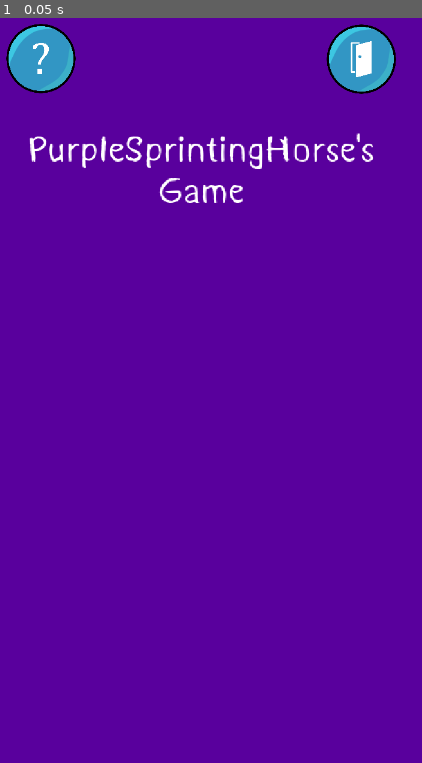
Above: before the commit, frame 1.
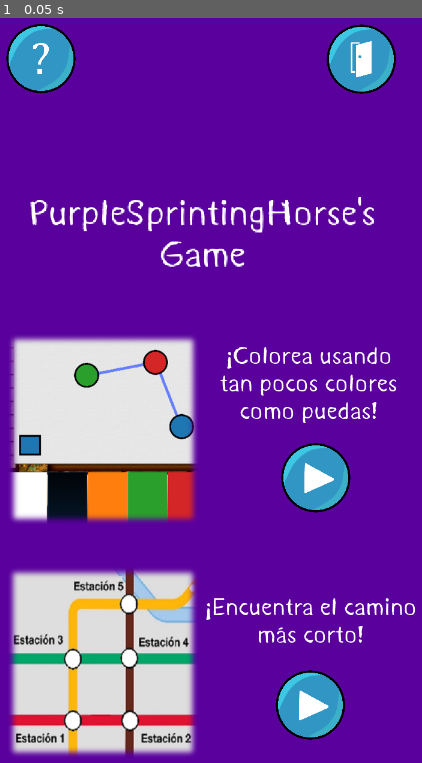
Above: after the commit, the same moment.

Repository: johnny-godoy/PurpleSprintingHorse
Game: Godot game, scene res://scenes/ola.tscn
Two runs of this game, one before a commit and one after it. Both use one fixed random seed, a clock stepped at 60 frames per second and the inputs below. This scene is started directly instead of the project's main scene.
Inputs:
- Up to frame 1 (0.05 s): no input

The runs differ from the first frame. In frame 1, 28% of the frame differs, in the area x 2-99%, y 15-100%.

Commit message:
Menu.1

Diff:
--- a/scenes/ola.gd
+++ b/scenes/ola.gd
@@ -1,9 +1,16 @@
 extends Node2D
 
 onready var exit = $Exit
+onready var coloreamiento = $JuegaColoreamiento
+onready var camino = $JuegaCamino
 
 func _ready():
 	exit.connect("pressed",self, "_on_exit_pressed")
+	coloreamiento.connect("pressed",self,"on_coloreamiento_pressed")
+	camino.connect("pressed",self,"on_camino_pressed")
 
 func _on_exit_pressed():
 	get_tree().quit()
+
+func _on_coloreamiento_pressed():
+	get_tree()
--- a/scenes/ola.tscn
+++ b/scenes/ola.tscn
@@ -1,18 +1,21 @@
-[gd_scene load_steps=5 format=2]
+[gd_scene load_steps=8 format=2]
 
+[ext_resource path="res://assets/shortestpath.png" type="Texture" id=1]
 [ext_resource path="res://scenes/ola.gd" type="Script" id=2]
 [ext_resource path="res://resources/temita.tres" type="Theme" id=3]
 [ext_resource path="res://assets/IconPack/IconPackByAndelRodis/pngonebyone/question.png" type="Texture" id=4]
 [ext_resource path="res://assets/IconPack/IconPackByAndelRodis/pngonebyone/exitdoor.png" type="Texture" id=5]
+[ext_resource path="res://assets/coloreamiento.png" type="Texture" id=6]
+[ext_resource path="res://assets/IconPack/IconPackByAndelRodis/pngonebyone/playbuttonpdn.png" type="Texture" id=7]
 
 [node name="Node2D" type="Node2D"]
 script = ExtResource( 2 )
 
 [node name="Label" type="Label" parent="."]
-margin_left = 80.0
-margin_top = 217.0
-margin_right = 477.0
-margin_bottom = 306.0
+margin_left = 82.0
+margin_top = 323.0
+margin_right = 479.0
+margin_bottom = 412.0
 rect_scale = Vector2( 1.5, 1.5 )
 size_flags_horizontal = 0
 theme = ExtResource( 3 )
@@ -29,10 +32,57 @@
 rect_scale = Vector2( 0.2, 0.2 )
 texture_normal = ExtResource( 5 )
 
-[node name="TextureButton4" type="TextureButton" parent="."]
+[node name="Help" type="TextureButton" parent="."]
 margin_left = 50.0
 margin_top = 36.0
 margin_right = 650.0
 margin_bottom = 636.0
 rect_scale = Vector2( 0.2, 0.2 )
 texture_normal = ExtResource( 4 )
+
+[node name="coloreamiento" type="Sprite" parent="."]
+position = Vector2( 214, 714 )
+scale = Vector2( 0.8, 0.8 )
+texture = ExtResource( 6 )
+
+[node name="shortestpath" type="Sprite" parent="."]
+position = Vector2( 213, 1103 )
+scale = Vector2( 0.8, 0.8 )
+texture = ExtResource( 1 )
+
+[node name="Colorea" type="Label" parent="."]
+margin_left = 375.0
+margin_top = 571.0
+margin_right = 737.0
+margin_bottom = 706.0
+theme = ExtResource( 3 )
+text = "¡Colorea usando
+tan pocos colores
+como puedas!"
+align = 1
+
+[node name="Encuentra" type="Label" parent="."]
+margin_left = 382.0
+margin_top = 990.0
+margin_right = 736.0
+margin_bottom = 1079.0
+theme = ExtResource( 3 )
+text = "¡Encuentra el camino
+más corto!"
+align = 1
+
+[node name="JuegaColoreamiento" type="TextureButton" parent="."]
+margin_left = 508.0
+margin_top = 735.0
+margin_right = 1108.0
+margin_bottom = 1335.0
+rect_scale = Vector2( 0.2, 0.2 )
+texture_normal = ExtResource( 7 )
+
+[node name="JuegaCamino" type="TextureButton" parent="."]
+margin_left = 499.0
+margin_top = 1114.0
+margin_right = 1099.0
+margin_bottom = 1714.0
+rect_scale = Vector2( 0.2, 0.2 )
+texture_normal = ExtResource( 7 )
Binary file added: assets/coloreamiento.png
Not shown, added: assets/coloreamiento.png.import
Binary file added: assets/shortestpath.png
Not shown, added: assets/shortestpath.png.import
